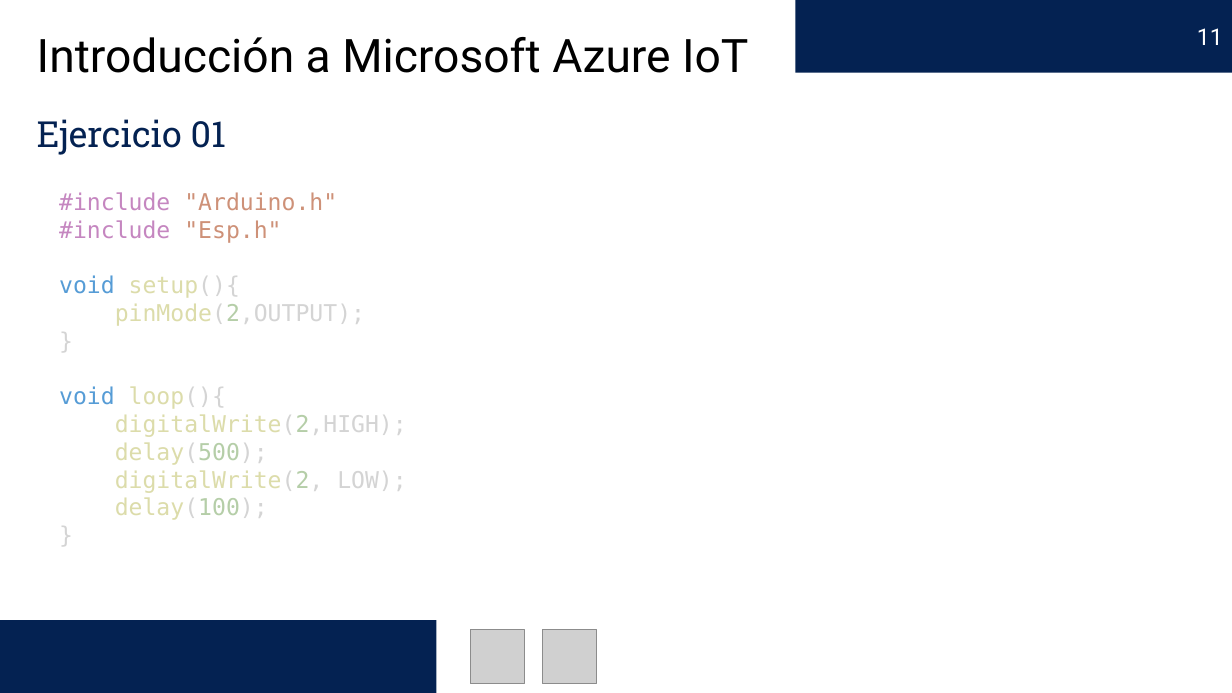
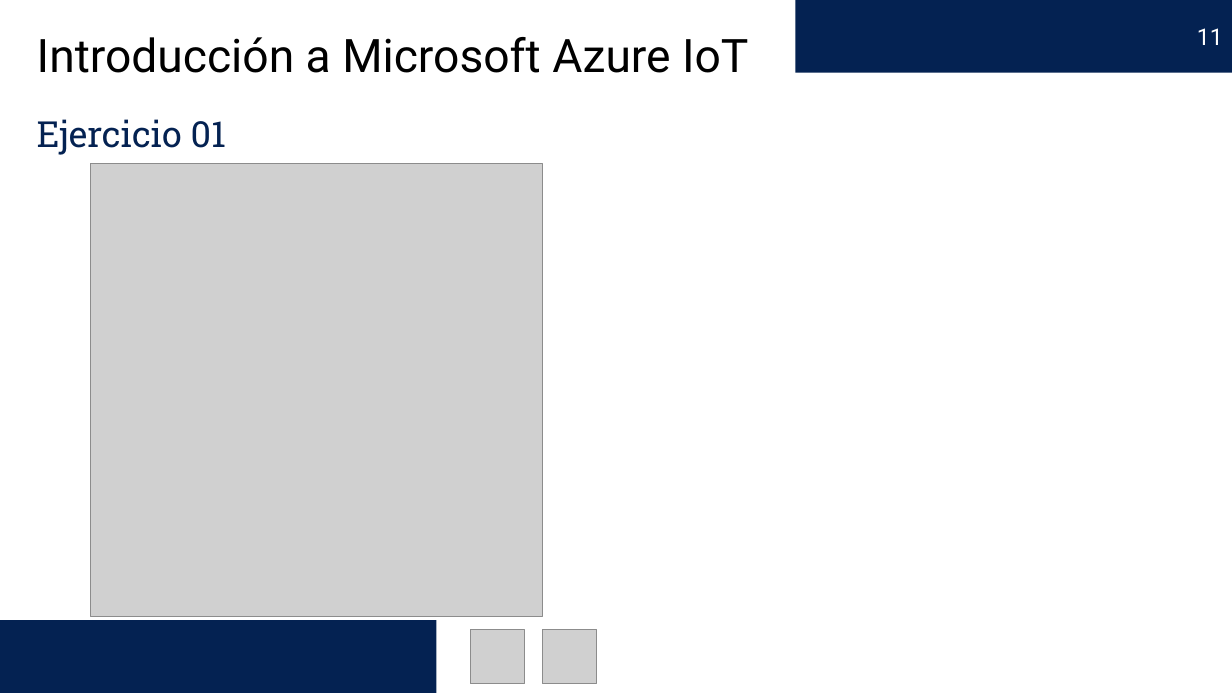
Before and after one commit to edercarmona/AzureIoT, a slide deck: slide 11 of Introducción a Microsoft Azure IoT.pptx. Drawn at 1232x693 pixels with LibreOffice and Linux fonts; fonts in the diff are those of the drawing; grey boxes stand for pictures. Boxes give left, top, right and bottom in pixels: in the first picture for what was removed or moved away, otherwise in the second. Text is boxed around its words. In the diff, an @@ line names an element or a change of style, - is before the commit and + after.

```diff
--- a/Introducción a Microsoft Azure IoT.pptx
+++ b/Introducción a Microsoft Azure IoT.pptx
@@ picture added at box(91, 164, 543, 616) @@
@@ text removed at box(59, 192, 407, 520) @@
-#include "Arduino.h"
-#include "Esp.h"
-void setup(){
-pinMode(2,OUTPUT);
-}
-void loop(){
-digitalWrite(2,HIGH);
-delay(500);
-digitalWrite(2, LOW);
-delay(100);
-}
```
Also in this commit, not shown: 3 other slides changed, 9 slides added, 40 other files.
